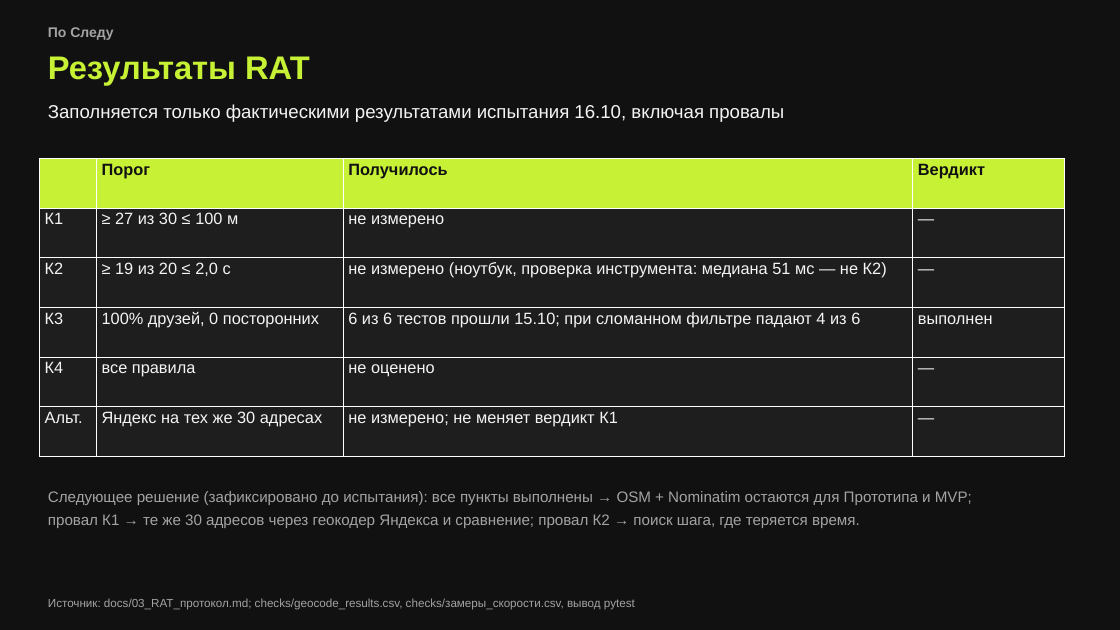
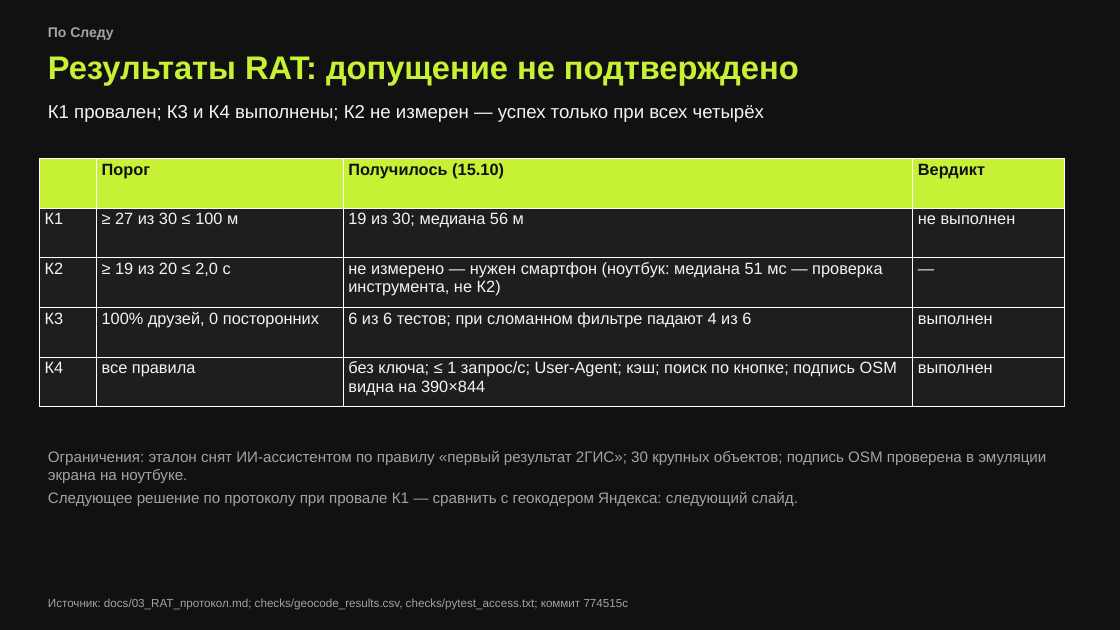
Before and after one commit to KAKBE/social_network, a slide deck: slide 10 of presentation/ПоСледу_RAT-PoC.pptx. Drawn at 1120x630 pixels with LibreOffice and Linux fonts; fonts in the diff are those of the drawing. Boxes give left, top, right and bottom in pixels: in the first picture for what was removed or moved away, otherwise in the second. Text is boxed around its words. In the diff, an @@ line names an element or a change of style, - is before the commit and + after.

```diff
--- a/presentation/ПоСледу_RAT-PoC.pptx
+++ b/presentation/ПоСледу_RAT-PoC.pptx
@@ text at <box>48,56,799,85</box>: text changed @@
-Результаты RAT
+Результаты RAT: допущение не подтверждено
@@ text at <box>48,105,764,122</box>: text changed @@
-Заполняется только фактическими результатами испытания 16.10, включая провалы
+К1 провален; К3 и К4 выполнены; К2 не измерен — успех только при всех четырёх
@@ table at <box>39,159,1065,407</box> @@
-row 1:  | Порог | Получилось | Вердикт
-row 2: К1 | ≥ 27 из 30 ≤ 100 м | не измерено | —
-row 3: К2 | ≥ 19 из 20 ≤ 2,0 с | не измерено (ноутбук, проверка инструмента: медиана 51 мс — не К2) | —
-row 4: К3 | 100% друзей, 0 посторонних | 6 из 6 тестов прошли 15.10; при сломанном фильтре падают 4 из 6 | выполнен
-row 5: К4 | все правила | не оценено | —
-row 6: Альт. | Яндекс на тех же 30 адресах | не измерено; не меняет вердикт К1 | —
+row 1:  | Порог | Получилось (15.10) | Вердикт
+row 2: К1 | ≥ 27 из 30 ≤ 100 м | 19 из 30; медиана 56 м | не выполнен
+row 3: К2 | ≥ 19 из 20 ≤ 2,0 с | не измерено — нужен смартфон (ноутбук: медиана 51 мс — проверка инструмента, не К2) | —
+row 4: К3 | 100% друзей, 0 посторонних | 6 из 6 тестов; при сломанном фильтре падают 4 из 6 | выполнен
+row 5: К4 | все правила | без ключа; ≤ 1 запрос/с; User-Agent; кэш; поиск по кнопке; подпись OSM видна на 390×844 | выполнен
@@ text at <box>48,450,1046,506</box>: text changed @@
-Следующее решение (зафиксировано до испытания): все пункты выполнены → OSM + Nominatim остаются для Прототипа и MVP;
-провал К1 → те же 30 адресов через геокодер Яндекса и сравнение; провал К2 → поиск шага, где теряется время.
+Ограничения: эталон снят ИИ-ассистентом по правилу «первый результат 2ГИС»; 30 крупных объектов; подпись OSM проверена в эмуляции экрана на ноутбуке.
+Следующее решение по протоколу при провале К1 — сравнить с геокодером Яндекса: следующий слайд.
@@ text at <box>48,598,629,610</box>: text changed @@
-Источник: docs/03_RAT_протокол.md; checks/geocode_results.csv, checks/замеры_скорости.csv, вывод pytest
+Источник: docs/03_RAT_протокол.md; checks/geocode_results.csv, checks/pytest_access.txt; коммит 774515c
```
Also in this commit, not shown: 5 other slides changed, 1 slide added, 6 other files.
